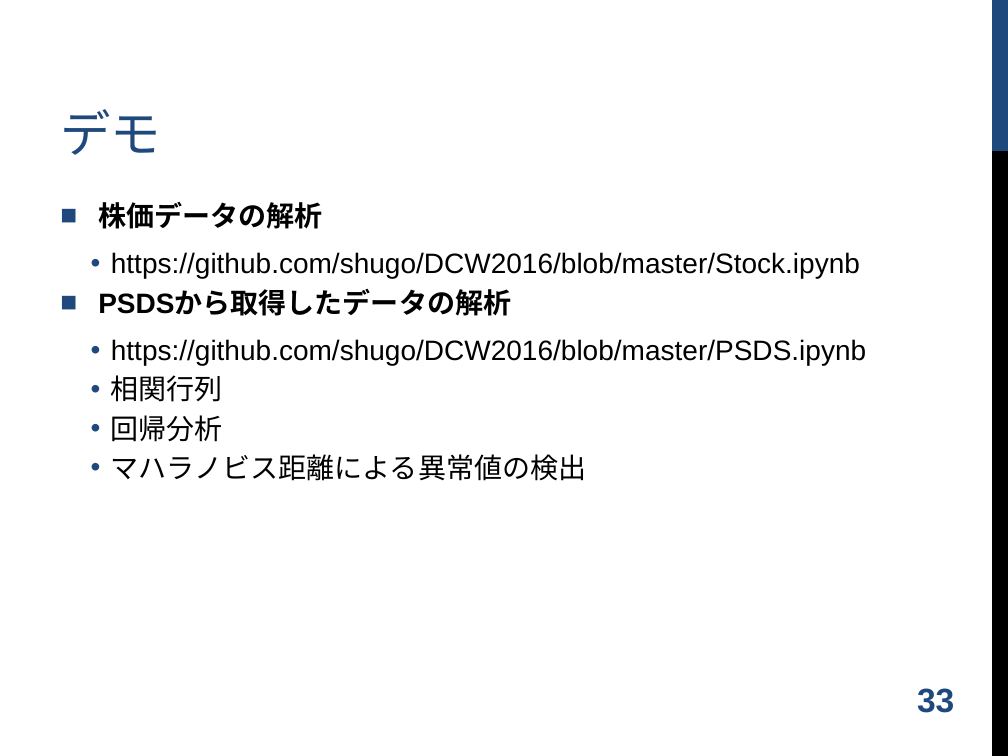
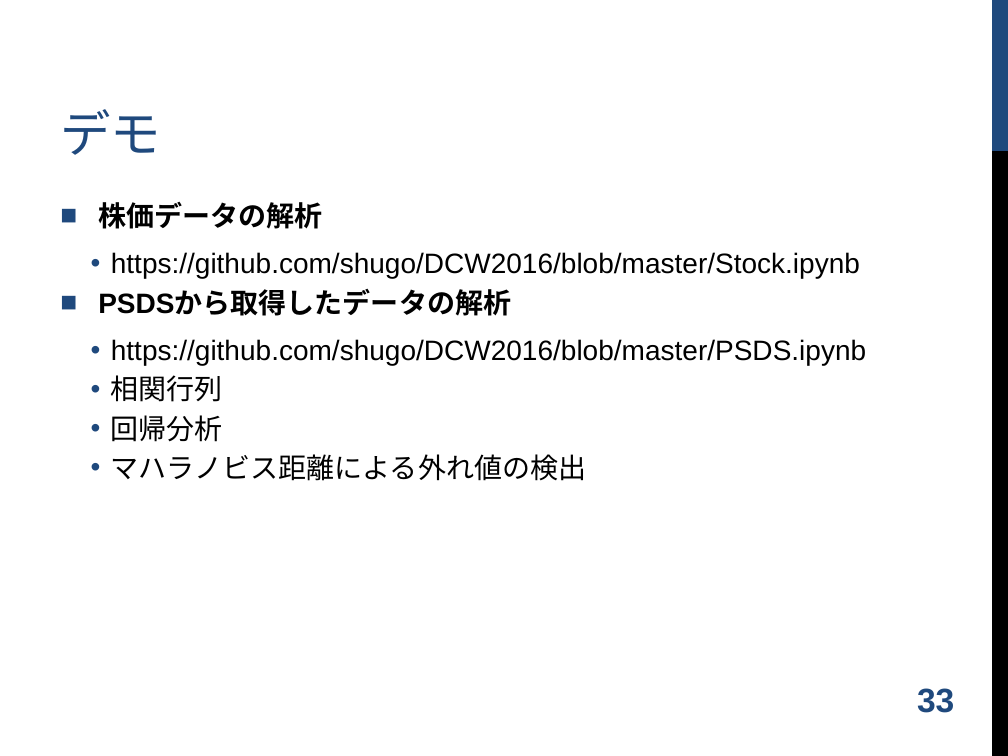
Before and after one commit to shugo/DCW2016, a slide deck: slide 34 of ruby_data_analysis.pptx. Drawn at 1008x756 pixels with LibreOffice and Linux fonts; fonts in the diff are those of the drawing; background and template pictures are left out. Boxes give left, top, right and bottom in pixels: in the first picture for what was removed or moved away, otherwise in the second. Text is boxed around its words. In the diff, an @@ line names an element or a change of style, - is before the commit and + after.

```diff
--- a/ruby_data_analysis.pptx
+++ b/ruby_data_analysis.pptx
@@ text at [111, 454, 586, 481]: text changed @@
-  • マハラノビス距離による異常値の検出
+  • マハラノビス距離による外れ値の検出
```
Also in this commit, not shown: 5 other slides changed, 1 slide added, 1 other file.
